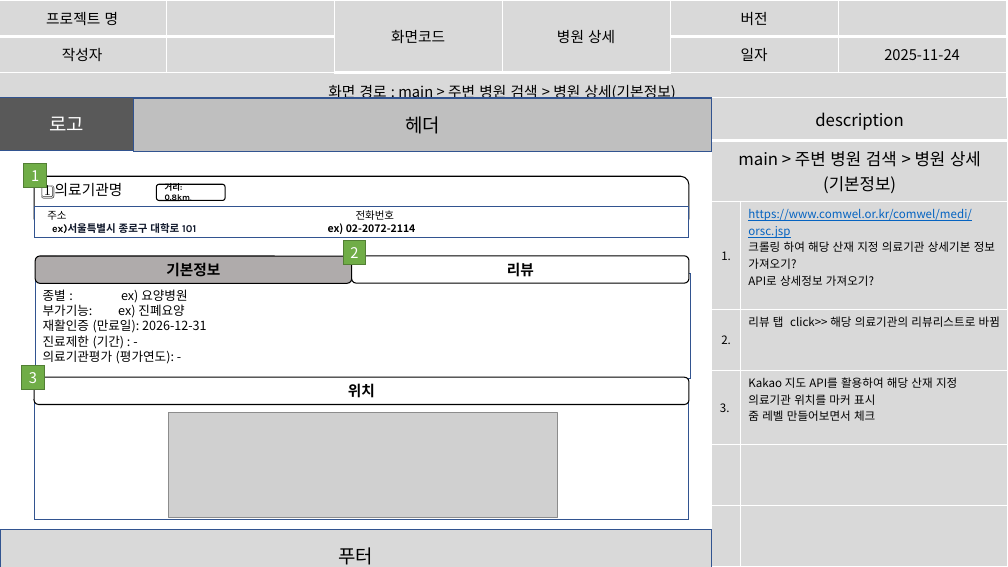
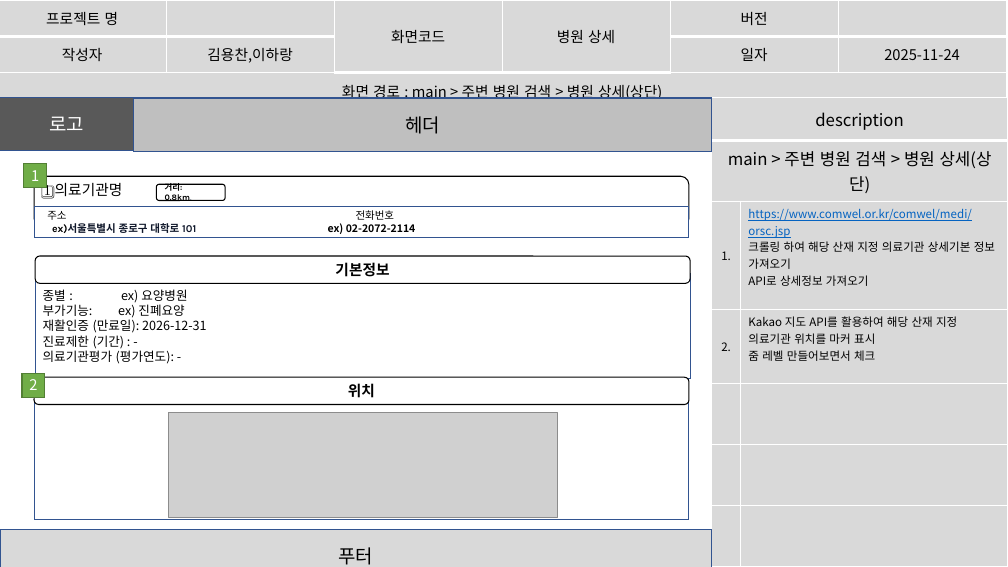
Before and after one commit to imyongchan/source, a slide deck: slide 48 of 스토리보드- 11.20/스토리보드_종합중 (2).pptx (slide 42 before the commit). Drawn at 1008x567 pixels with LibreOffice and Linux fonts; fonts in the diff are those of the drawing; grey boxes stand for pictures. Boxes give left, top, right and bottom in pixels: in the first picture for what was removed or moved away, otherwise in the second. Text is boxed around its words. In the diff, an @@ line names an element or a change of style, - is before the commit and + after.

```diff
--- a/스토리보드- 11.20/스토리보드_종합중 (2).pptx
+++ b/스토리보드- 11.20/스토리보드_종합중 (2).pptx
@@ table at [0, 0, 1006, 115] @@
-row 2, column 2: 
+row 2, column 2: 김용찬,이하랑
-row 3, column 1: 화면 경로 : main > 주변 병원 검색 > 병원 상세(기본정보)
+row 3, column 1: 화면 경로 : main > 주변 병원 검색 > 병원 상세(상단)
@@ table at [712, 98, 1008, 567] @@
-row 2: main > 주변 병원 검색 > 병원 상세(기본정보) | 
-row 3: 1. | https://www.comwel.or.kr/comwel/medi/orsc.jsp / 크롤링 하여 해당 산재 지정 의료기관 상세기본 정보 가져오기? / API로 상세정보 가져오기?
-row 4: 2. | 리뷰 탭 click>> 해당 의료기관의 리뷰리스트로 바뀜
-row 5: 3. | Kakao 지도 API를 활용하여 해당 산재 지정 의료기관 위치를 마커 표시 / 줌 레벨 만들어보면서 체크
+row 2: main > 주변 병원 검색 > 병원 상세(상단) | 
+row 3: 1. | https://www.comwel.or.kr/comwel/medi/orsc.jsp / 크롤링 하여 해당 산재 지정 의료기관 상세기본 정보 가져오기 / API로 상세정보 가져오기
+row 4: 2. | Kakao 지도 API를 활용하여 해당 산재 지정 의료기관 위치를 마커 표시 / 줌 레벨 만들어보면서 체크
+row 8:  | 
@@ rounded rectangle "기본정보": place and size @@
-rounded rectangle "기본정보" at [36, 256, 352, 284]
+rounded rectangle "기본정보" at [36, 256, 690, 284]
@@ rounded rectangle "기본정보" at [36, 256, 690, 284]: fill #AFABAB to #FFFFFF @@
@@ rounded rectangle removed at [352, 256, 689, 283] @@
-리뷰
@@ rectangle removed at [21, 365, 44, 389] @@
-3
@@ rectangle "2": place and size @@
-rectangle "2" at [343, 240, 366, 265]
+rectangle "2" at [22, 374, 45, 398]
```
Also in this commit, not shown: 31 other slides changed, 14 slides added, 5 slides removed.
